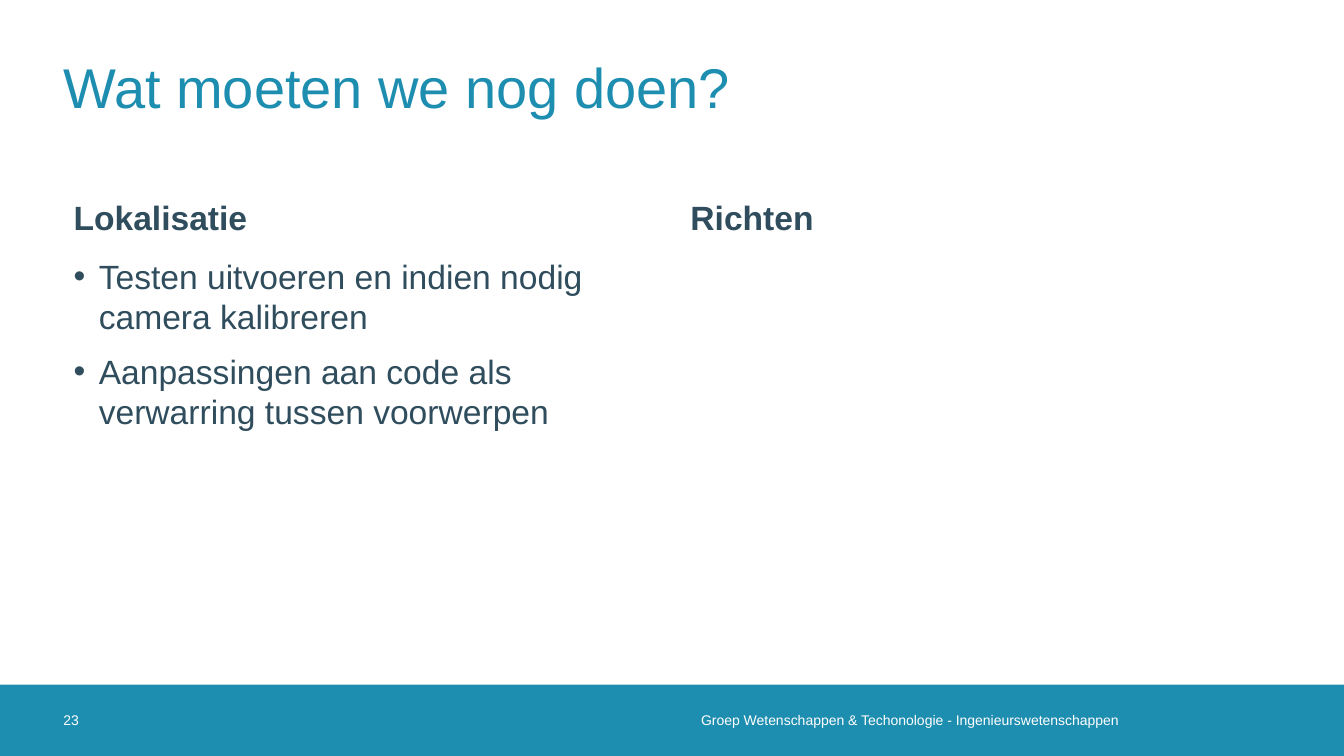
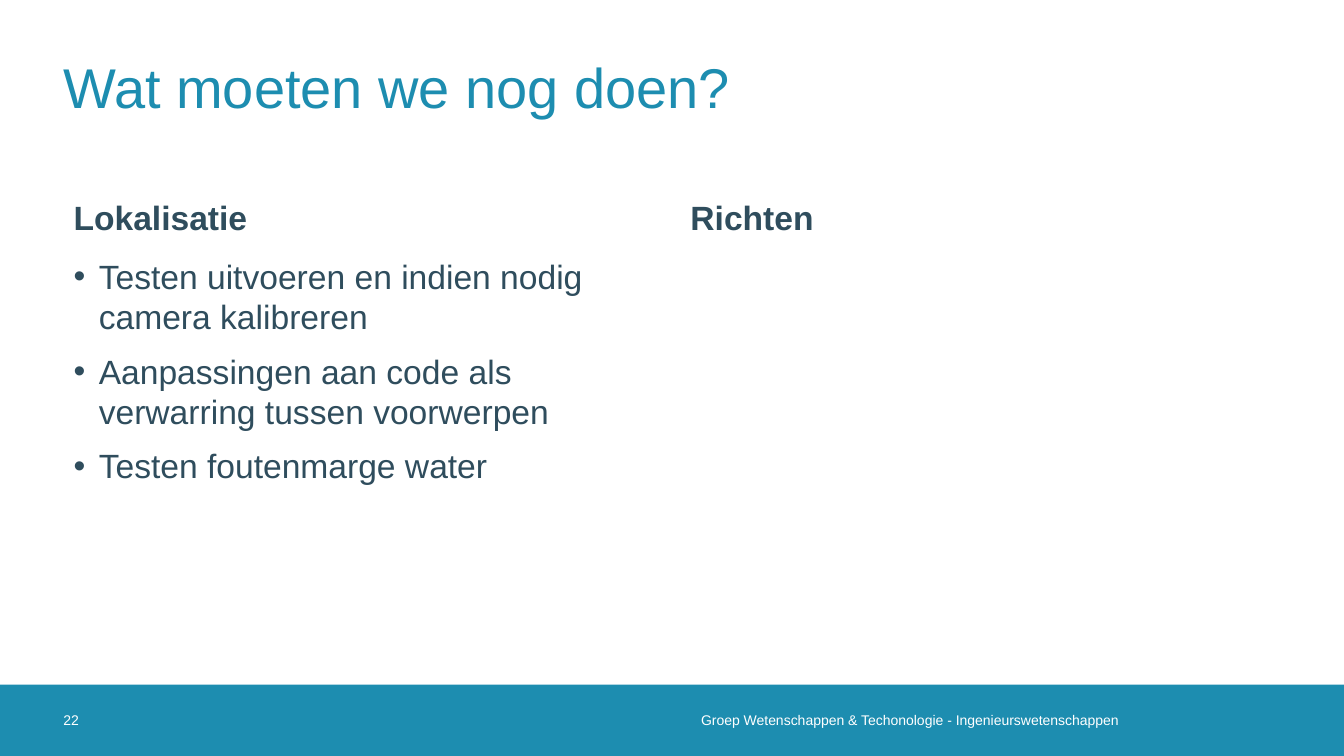
Before and after one commit to 2023-2022-KULAK-IW/2022_2023_Probleemoplossen_en_Ontwerpen_2, a slide deck: slide 22 of Tussentijdse Presentatie .pptx (slide 23 before the commit). Drawn at 1344x756 pixels with LibreOffice and Linux fonts; fonts in the diff are those of the drawing; background and template pictures are left out. Boxes give left, top, right and bottom in pixels: in the first picture for what was removed or moved away, otherwise in the second. Text is boxed around its words. In the diff, an @@ line names an element or a change of style, - is before the commit and + after.

```diff
--- a/Tussentijdse Presentatie .pptx
+++ b/Tussentijdse Presentatie .pptx
@@ text at box(99, 453, 487, 485): paragraph added @@
+• Testen foutenmarge water
@@ page number at box(63, 715, 79, 725): text changed @@
-23
+22
```
Also in this commit, not shown: 6 other slides changed, 2 slides removed, 3 other files.
